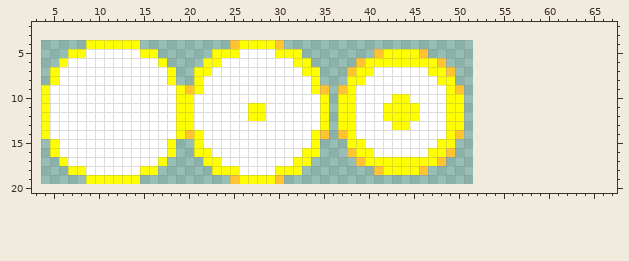
One commit to this sprite sheet: sprites/projectiles/sprShot.png. The first picture shows the starting point.
The file is 48x16 pixels. Shown: x 3..67, y 2..20. The old version is drawn lined up with the new one, on the new canvas.
And afterwards:
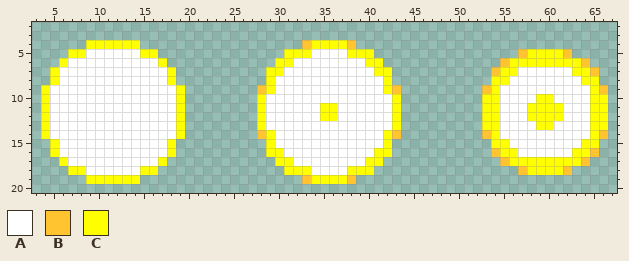
Palette (. is transparent): A #ffffff  B #ffc42f  C #ffff00
The edit:
canvas 48x16 -> 72x24, the old top-left corner now at 4,4
Changed rows in their new state; - is an unchanged pixel.
first column x 20:
 4 -----......--BCCCCB----------------------------
 5 ---........--CAAAACCC......----------BCCCCB----
 6 --........CCAAAAAAAA--.......------BCCCCCCCCB--
 7 -........CC--AAAAAAAACC.......----BCCAAAAAACCB-
 8 -........C----AAAAAA--C.......----CCAAAAAAAACC-
 9 ........BC----AAAAA---CB.......--BCAAAAAAAAAACB
10 ........C------AAAA-----.......--CCAAAACCAAAACC
11 ........--------CAA---A-.......--CCAAACCCCAAACC
12 ........--------CAA---A-.......--CCAAACCCCAAACC
13 ........C------AAAA-----.......--CCAAAACCAAAACC
14 ........BC----AAAAA---CB.......--BCAAAAAAAAAACB
15 -........C----AAAAAA--C.......----CCAAAAAAAACC-
16 -........CC--AAAAAAAACC.......----BCCAAAAAACCB-
17 --........CCAAAAAAAA--.......------BCCCCCCCCB--
18 ---........--CAAAACCC......----------BCCCCB----
19 -----......--BCCCCB----------------------------
